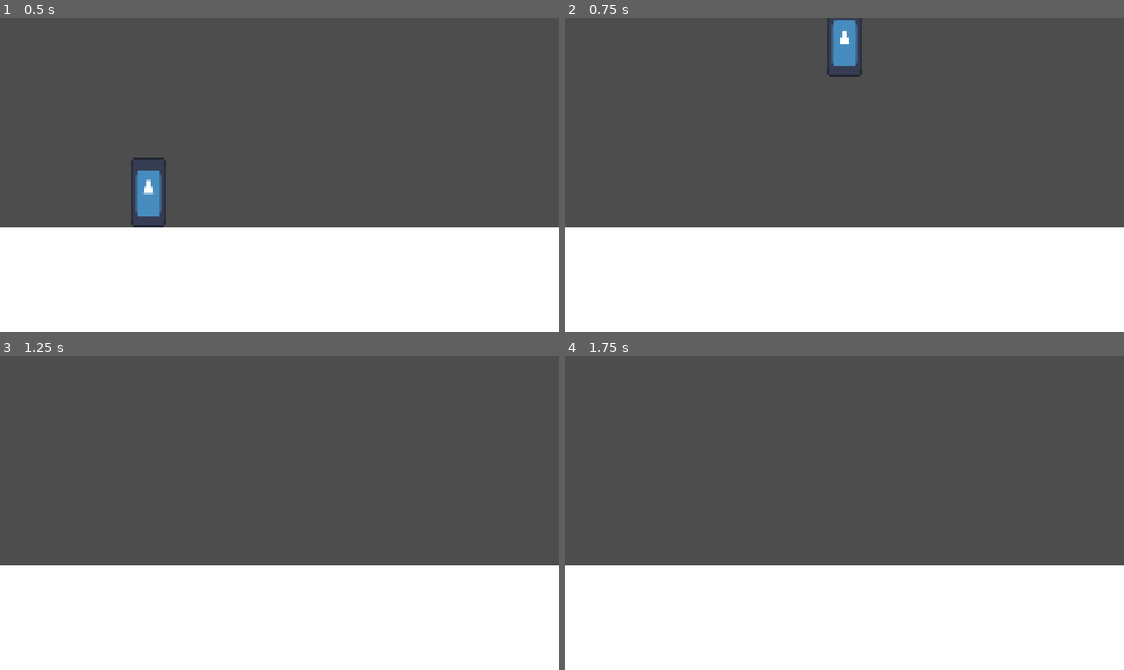
Above: before the commit, frames 1-4 (two rows, left to right).
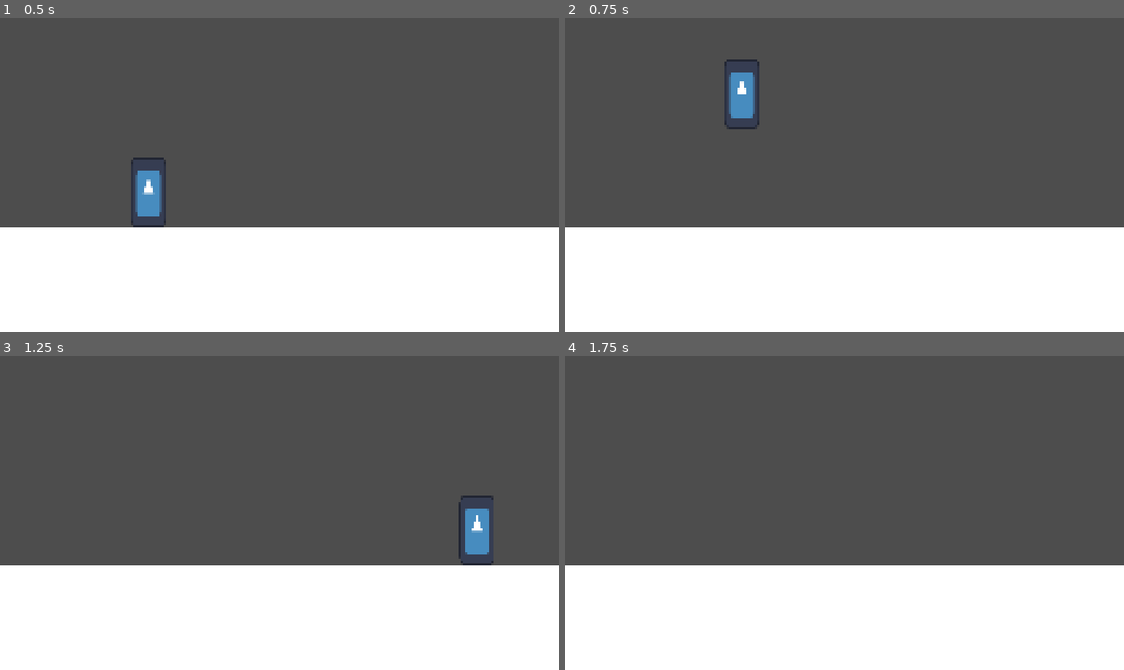
Above: after the commit, the same moments.

Repository: BranditTheBandit/pengin
Game: Godot game, scene res://scenes/game.tscn
The game is run twice, just before and just after one commit, with the same random seed, the same clock (stepped at 60 frames per second) and the same inputs. The engine's default icon, where the game draws it, is replaced by a stand-in: a white triangle on a blue panel in a dark square.
Inputs (mouse positions are in pixels of both pictures, inside the frame that each line leads up to):
- Up to frame 1 (0.5 s): no input
- Up to frame 2 (0.75 s): tap Enter (ui_accept) at 0.5 s; move the mouse to (967, 159) at 0.52 s; hold Right (ui_right) from 0.53 s (still down); tap Alt at 0.6 s; click (967, 159) at 0.67 s
- Up to frame 3 (1.25 s): keep holding Right (ui_right); tap Enter (ui_accept) at 0.77 s
- Up to frame 4 (1.75 s): keep holding Right (ui_right); move the mouse to (732, 528) at 1.27 s; tap Shift at 1.35 s; tap Enter (ui_accept) at 1.52 s

Frame 1 is identical in both runs. In frame 2, 1.8% of the frame differs, in the area x 28-54%, y 0-36%; in frame 3, 0.8%; in frame 4, nothing differs.

Commit message:
slidey boi
Made the pengin slide!!

Diff:
--- a/scenes/game.tscn
+++ b/scenes/game.tscn
@@ -21,6 +21,7 @@
 [node name="Player" type="CharacterBody2D" parent="." unique_id=172090384]
 position = Vector2(68, 58)
 script = ExtResource("1_lnu2h")
+JUMP_VELOCITY = -300.0
 
 [node name="Sprite" type="Sprite2D" parent="Player" unique_id=450675397]
 position = Vector2(-2.3841858e-07, 4.7683716e-07)
--- a/scripts/player.gd
+++ b/scripts/player.gd
@@ -1,8 +1,9 @@
 extends CharacterBody2D
 
 
-const SPEED = 300.0
-const JUMP_VELOCITY = -400.0
+@export var ACCELERATION := 10.0
+@export var MAX_SPEED := 50.0
+@export var JUMP_VELOCITY := -400.0
 
 
 func _physics_process(delta: float) -> void:
@@ -18,8 +19,6 @@
 	# As good practice, you should replace UI actions with custom gameplay actions.
 	var direction := Input.get_axis("ui_left", "ui_right")
 	if direction:
-		velocity.x = direction * SPEED
-	else:
-		velocity.x = move_toward(velocity.x, 0, SPEED)
+		velocity.x += clampf(direction * ACCELERATION, -MAX_SPEED, MAX_SPEED)
 
 	move_and_slide()
